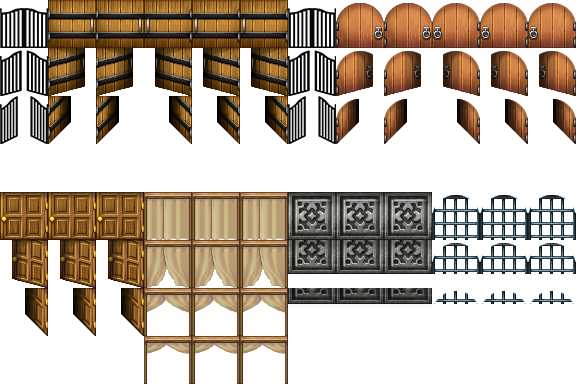
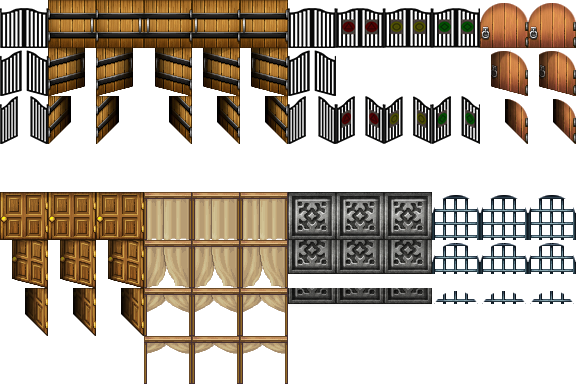
Layered file, before and after one edit (576×384). Changes by layer:
added layer "Gate Green Open" above "Gate Green Closed" over [left=432, top=96, right=480, bottom=144]
added layer "Gate Green Closed" above "Gate Yellow Open" over [left=432, top=8, right=480, bottom=48]
added layer "Gate Yellow Open" above "Gate Yellow Closed" over [left=384, top=96, right=432, bottom=144]
added layer "Gate Yellow Closed" above "Gate red open" over [left=384, top=8, right=432, bottom=48]
added layer "Gate red open" above "Gate red Closed" over [left=336, top=96, right=384, bottom=144]
added layer "Gate red Closed" above "Large gate open" over [left=336, top=8, right=384, bottom=48]
painted on "Layer 1" over [left=335, top=3, right=480, bottom=144]
